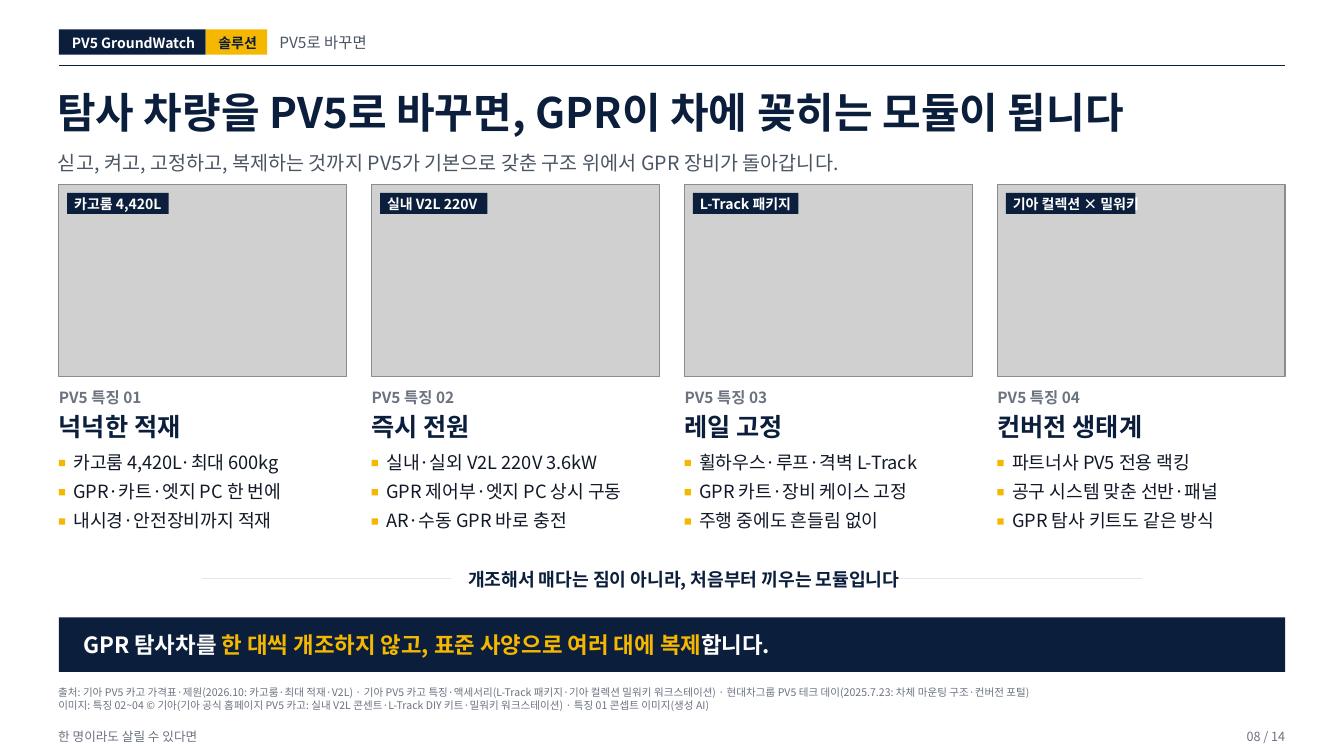
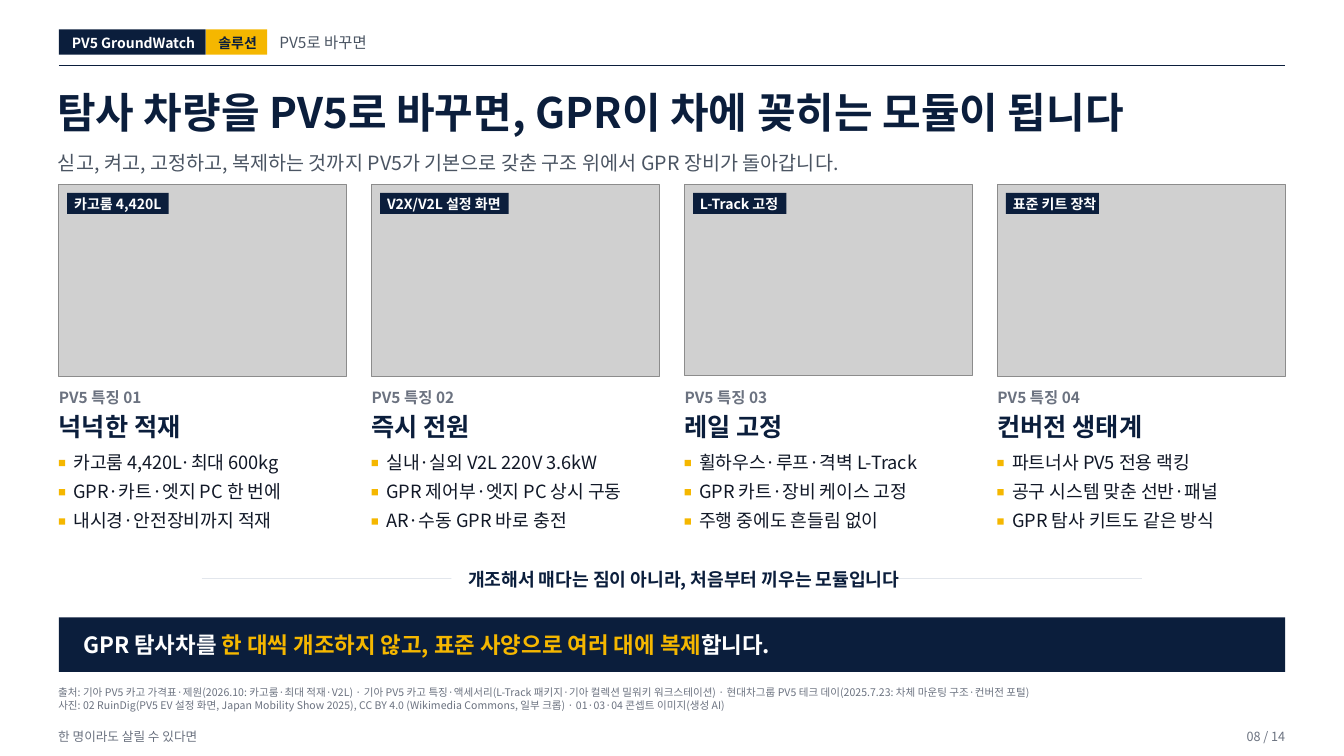
Before and after one commit to woojin-choe/pv5-hose-lab, a slide deck: slide 8 of ppt_all/PV5_GroundWatch_10_19.pptx. Drawn at 1344x756 pixels with LibreOffice and Linux fonts; fonts in the diff are those of the drawing; grey boxes stand for pictures. Boxes give left, top, right and bottom in pixels: in the first picture for what was removed or moved away, otherwise in the second. Text is boxed around its words. In the diff, an @@ line names an element or a change of style, - is before the commit and + after.

```diff
--- a/ppt_all/PV5_GroundWatch_10_19.pptx
+++ b/ppt_all/PV5_GroundWatch_10_19.pptx
@@ rectangle resized from (x1=380, y1=193, x2=487, y2=214) to (x1=380, y1=193, x2=508, y2=214) @@
@@ text at (x1=387, y1=197, x2=501, y2=212): text changed @@
-실내 V2L 220V
+V2X/V2L 설정 화면
@@ rectangle resized from (x1=694, y1=193, x2=800, y2=214) to (x1=694, y1=193, x2=787, y2=214) @@
@@ text at (x1=700, y1=197, x2=778, y2=211): text changed @@
-L-Track 패키지
+L-Track 고정
@@ rectangle resized from (x1=1006, y1=193, x2=1136, y2=214) to (x1=1006, y1=193, x2=1099, y2=214) @@
@@ text at (x1=1013, y1=197, x2=1097, y2=211): text changed @@
-기아 컬렉션 × 밀워키
+표준 키트 장착
@@ text at (x1=58, y1=700, x2=709, y2=712): text changed @@
-이미지: 특징 02~04 © 기아(기아 공식 홈페이지 PV5 카고: 실내 V2L 콘센트·L-Track DIY 키트·밀워키 워크스테이션) · 특징 01 콘셉트 이미지(생성 AI)
+사진: 02 RuinDig(PV5 EV 설정 화면, Japan Mobility Show 2025), CC BY 4.0 (Wikimedia Commons, 일부 크롭) · 01·03·04 콘셉트 이미지(생성 AI)
```
Also in this commit, not shown: 1 other slide changed, 1 other file.
